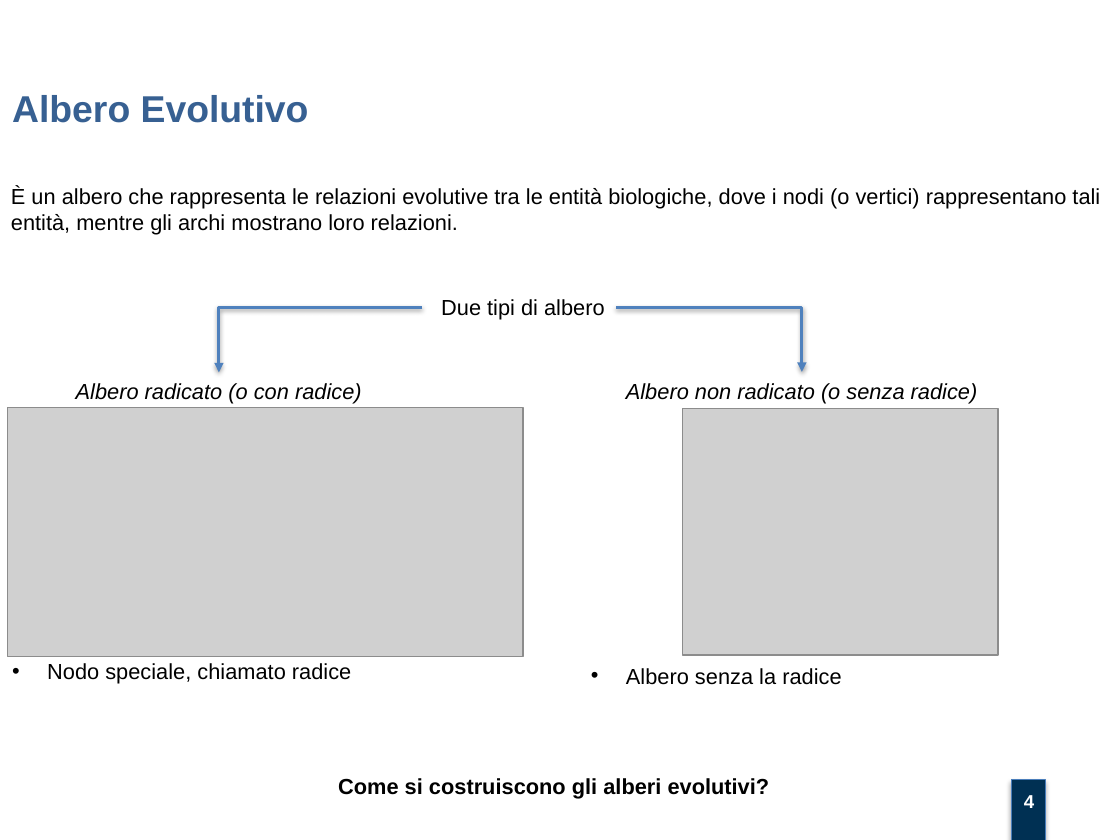
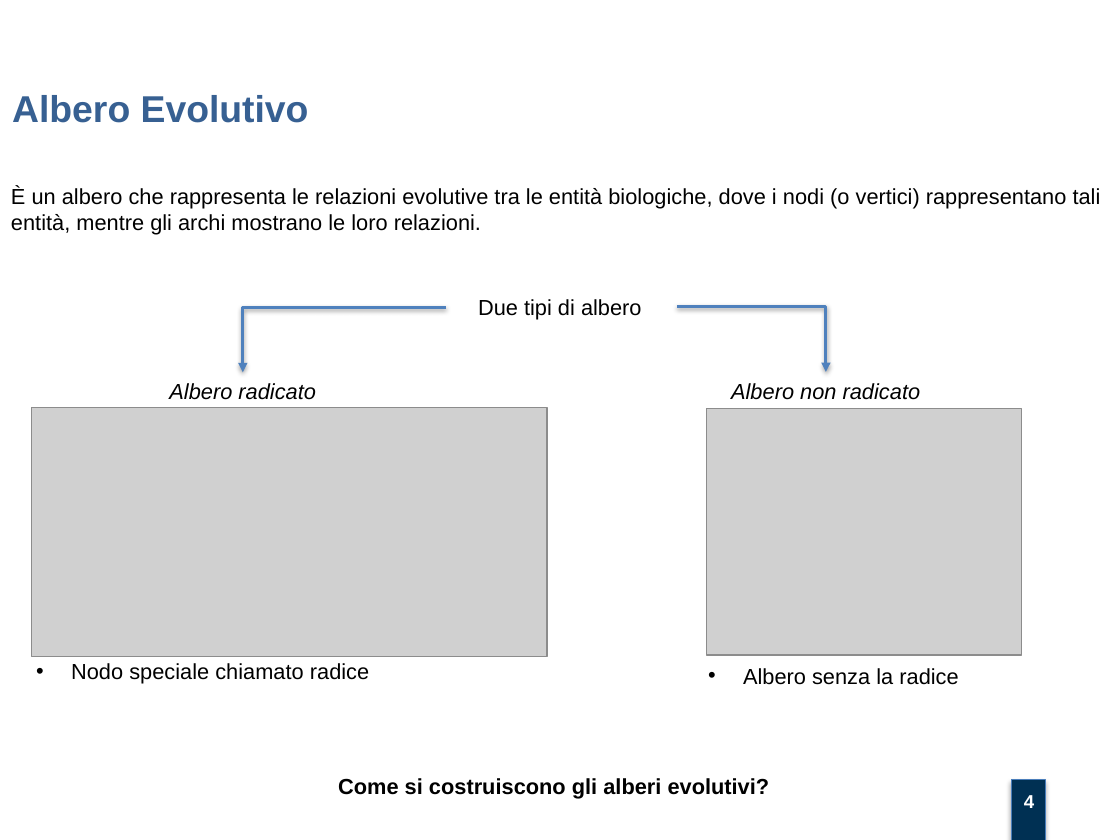
Before and after one commit to mtortoli/Thesis, a slide deck: slide 4 of Discussione Laurea/Slides v.1.0.pptx. Drawn at 1120x840 pixels with LibreOffice and Linux fonts; fonts in the diff are those of the drawing; grey boxes stand for pictures; background and template pictures are left out. Boxes give left, top, right and bottom in pixels: in the first picture for what was removed or moved away, otherwise in the second. Text is boxed around its words. In the diff, an @@ line names an element or a change of style, - is before the commit and + after.

Commit message:
finished slides!!!!

```diff
--- a/Discussione Laurea/Slides v.1.0.pptx
+++ b/Discussione Laurea/Slides v.1.0.pptx
@@ text at bbox=[11, 187, 1101, 235]: text changed @@
-È un albero che rappresenta le relazioni evolutive tra le entità biologiche, dove i nodi (o vertici) rappresentano tali entità, mentre gli archi mostrano loro relazioni.
+È un albero che rappresenta le relazioni evolutive tra le entità biologiche, dove i nodi (o vertici) rappresentano tali entità, mentre gli archi mostrano le loro relazioni.
@@ text "Due tipi di albero": place and size @@
-text "Due tipi di albero" at bbox=[441, 299, 605, 320]
+text "Due tipi di albero" at bbox=[478, 299, 642, 319]
@@ 2 pictures, 1 elbow arrow: place and size @@
-2 pictures, 1 elbow arrow at bbox=[8, 308, 998, 656]
+2 pictures, 1 elbow arrow at bbox=[31, 308, 1021, 656]
@@ elbow arrow moved from (616, 308) - (802, 372) to (676, 307) - (825, 372) @@
@@ text at bbox=[169, 383, 316, 400]: text changed @@
-Albero radicato (o con radice)
+Albero radicato
@@ text at bbox=[731, 383, 921, 400]: text changed @@
-Albero non radicato (o senza radice)
+Albero non radicato
@@ text "Albero senza la radice": place and size @@
-text "Albero senza la radice" at bbox=[626, 668, 841, 685]
+text "Albero senza la radice" at bbox=[743, 668, 958, 685]
@@ text at bbox=[71, 663, 369, 684]: text changed @@
-• Nodo speciale, chiamato radice
+• Nodo speciale chiamato radice
```
Also in this commit, not shown: 11 other slides changed, 1 other file.
